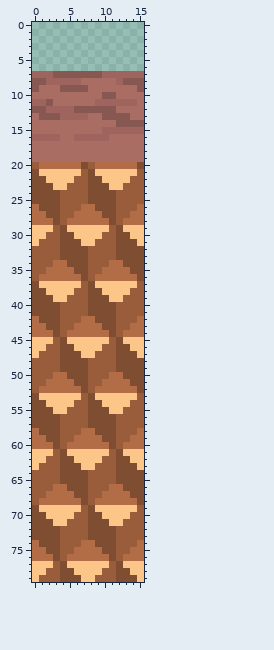
Two versions of one sprite sheet, sprites/spr_ground_tile/e61a8875-3772-4930-9bef-6f41e19141ed.png. The picture above was drawn from the file before the commit.
The file is 16x80 pixels. Pixels under 10% opacity are left out.
The same view after the edit:
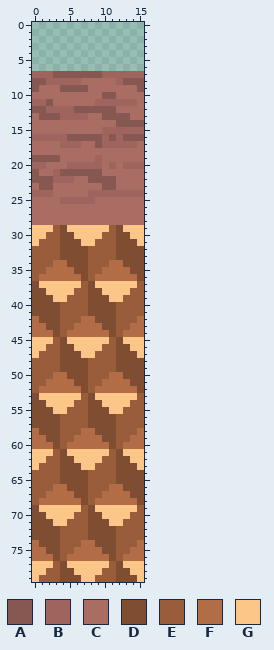
Palette (. is transparent): A #875751  B #9e645d  C #aa6d64  D #7f4e32  E #995d3c  F #b26d46  G #fdc689
The exact change:
@@ x 0..15 @@
 15 CCCCCCCCCCBBBBBB
-16 BBBBCCBBBBBCCCCC
-17 CCCCCCCCCCCCCCCC
+16 BBBBBAAAAABABAAA
+17 CCCCBBBCCABBBBBC
 18 CCCCCCCCCCCCCCCC
-19 CCCCCCCCCCCCCCCC
-20 EFFFFFFDEFFFFFFD
-21 DGGGGGGEDGGGGGGE
-22 DDGGGGEEDDGGGGEE
-23 DDDGGEEEDDDGGEEE
-24 DDDDEEEEDDDDEEEE
-25 DDDDEEEEDDDDEEEE
-26 FDDDEEEFFDDDEEEF
-27 FFDDEEFFFFDDEEFF
-28 FFFDEFFFFFFDEFFF
+19 AAAACCCCCBCCCCCC
+20 BBCCCBBBBBCBCBBB
+21 ACCBAAAAAACCCCCC
+22 AAABBBCCAAAACCCC
+23 CAACCCCCCCAACCCC
+24 BBBCCCCCBBBBBBBB
+25 CCCCBBBBBCCCCCCC
+26 CCCCCCCCCCCCCCCC
+27 CCCCCCCCCCCCCCCC
+28 CCCCCCCCCCCCCCCC
 29 GGGEDGGGGGGEDGGG
Changed places in both pictures, as pixel boxes (x1, y1, x2, y2):
changed: (32, 134, 144, 225)
